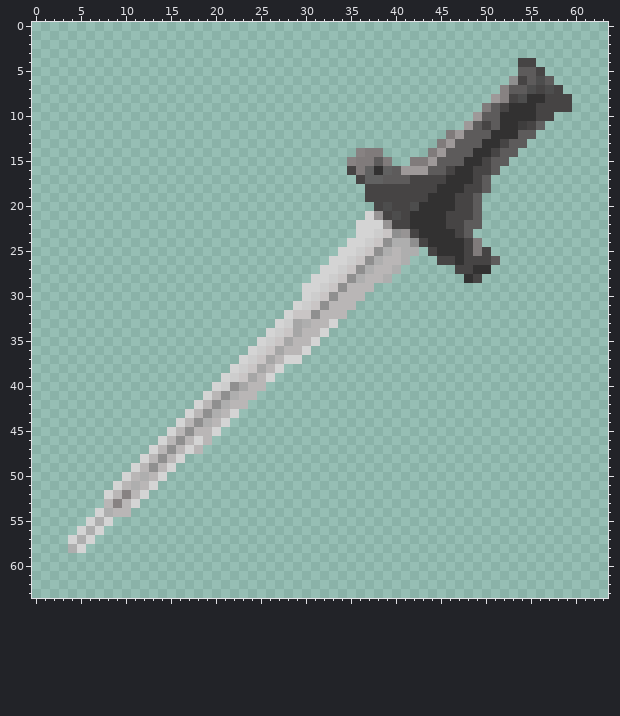
Two versions of one pixel-art file, chartlet/Lancet.ase. This is how it looked before the edit.
64x64 pixels, 1 frame. Colours within 5 levels of each other are drawn and written as one.
Now the later version:
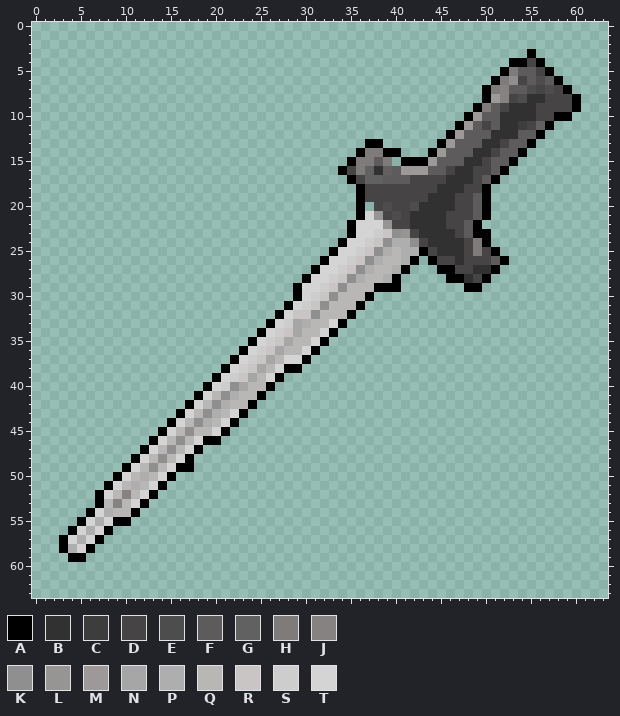
Palette (. is transparent): A #000000  B #323131  C #3e3d3d  D #464444  E #4d4d4d  F #5d5b5b  G #616161  H #807b7b  J #878282  K #8f8f8f  L #979494  M #9e9999  N #a6a6a6  P #aeaeae  Q #b9b6b6  R #c9c5c5  S #cdcdcd  T #d4d4d4
Change:
Changed rows in their new state; - is an unchanged pixel.
first column x 3:
 3 ----------------------------------------------------A-----
 4 --------------------------------------------------AA-A----
 5 -------------------------------------------------AH---A---
 6 ------------------------------------------------AH-----A--
 7 -----------------------------------------------AH-------A-
 8 -----------------------------------------------A---------A
 9 ----------------------------------------------A----------A
10 ---------------------------------------------A---------AA-
11 --------------------------------------------A---------A---
12 -------------------------------------------A---------A----
13 ----------------------------------AA------A---------A-----
14 ---------------------------------A--AA---A---------A------
15 --------------------------------A-----AAA---------A-------
16 -------------------------------A-----------------A--------
17 --------------------------------A---------------A---------
18 ---------------------------------A-------------A----------
19 ---------------------------------A-------------A----------
20 ---------------------------------A-------------A----------
21 ---------------------------------A-------------A----------
22 --------------------------------A-------------A-----------
23 --------------------------------A-------------AA----------
24 -------------------------------A---------------A----------
25 ------------------------------A---------A-------A---------
26 -----------------------------A---------A-A-------A--------
27 ----------------------------A---------A---AA----A---------
28 ---------------------------A---------A-----AA--A----------
29 --------------------------A--------AAA-------AA-----------
30 --------------------------A-------A-----------------------
31 -------------------------A-------A------------------------
32 ------------------------A-------A-------------------------
33 -----------------------A-------A--------------------------
34 ----------------------A-------A---------------------------
35 ---------------------A-------A----------------------------
36 --------------------A-------A-----------------------------
37 -------------------A-------A------------------------------
38 ------------------A------AA-------------------------------
39 -----------------A------A---------------------------------
40 ----------------A------A----------------------------------
41 ---------------A------A-----------------------------------
42 --------------A------A------------------------------------
43 -------------A------A-------------------------------------
44 ------------A------A--------------------------------------
45 -----------A------A---------------------------------------
46 ----------A-----AA----------------------------------------
47 ---------A-----A------------------------------------------
48 --------A-----A-------------------------------------------
49 -------A-----AA-------------------------------------------
50 ------A-----A---------------------------------------------
51 -----A-----A----------------------------------------------
52 ----A-----A-----------------------------------------------
53 ----A----A------------------------------------------------
54 ---A----A-------------------------------------------------
55 --A---AA--------------------------------------------------
56 -A---A----------------------------------------------------
57 A---A-----------------------------------------------------
58 A--A------------------------------------------------------
59 -AA-------------------------------------------------------
Pixel boxes of the changes (left, top, right, bottom) in both pictures:
changed: (59, 49, 581, 562)
